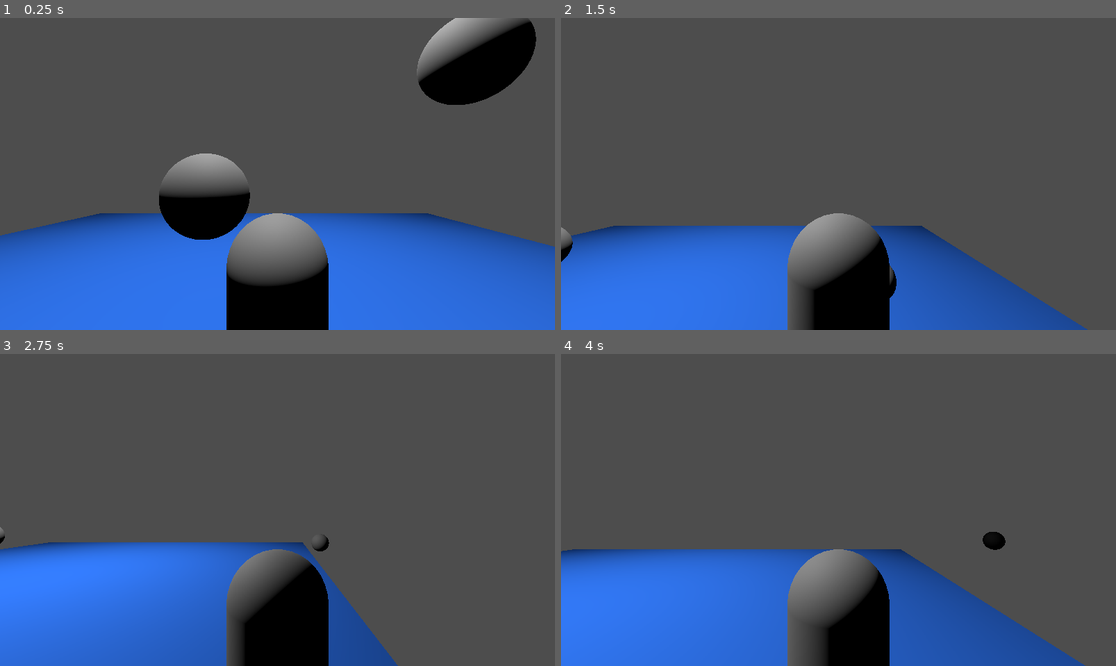
Above: before the commit, frames 1-4 (two rows, left to right).
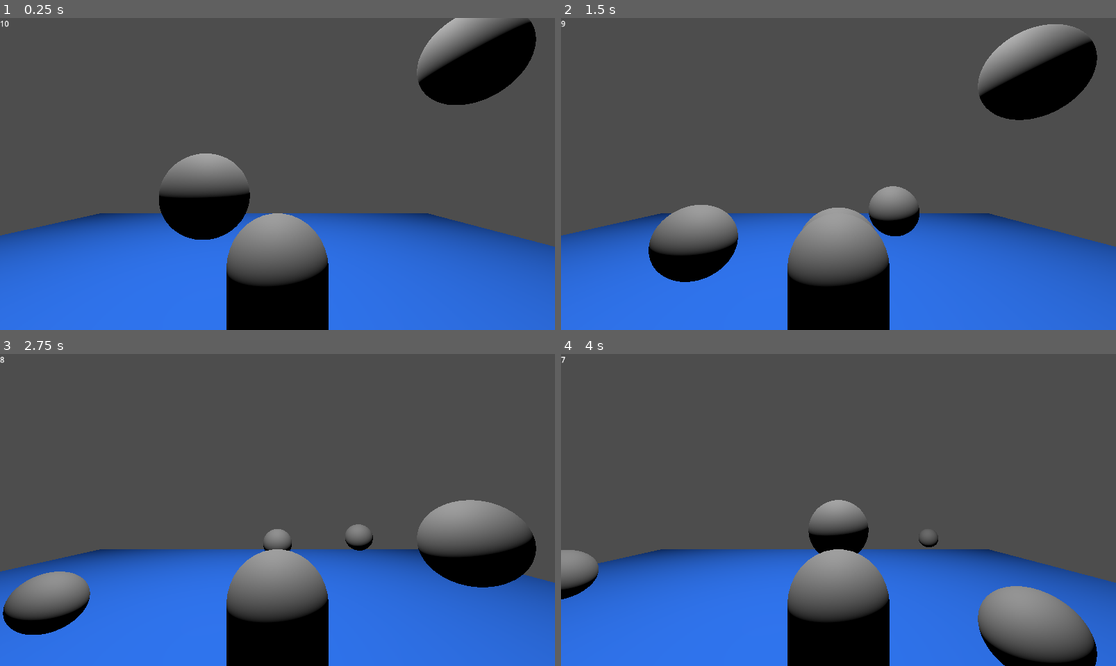
Above: after the commit, the same moments.

Repository: Thornbots/RM_Simulator
Game: Godot game, scene res://level.tscn
Two runs of this game, one before a commit and one after it. Both use one fixed random seed, a clock stepped at 60 frames per second and the inputs below. This scene is started directly instead of the project's main scene.
Inputs (mouse positions are in pixels of both pictures, inside the frame that each line leads up to):
- Up to frame 1 (0.25 s): no input
- Up to frame 2 (1.5 s): tap Enter (ui_accept) at 0.5, 0.77, 1.07 s; move the mouse to (960, 158) at 0.52 s; hold Right (ui_right) 0.53-1.28 s; tap Home (ui_home) at 0.6 s; click (960, 158) at 0.8 s; move the mouse to (727, 189) at 1.27 s; hold Down (ui_down) from 1.28 s (still down); click (727, 189) at 1.35 s
- Up to frame 3 (2.75 s): tap Enter (ui_accept) at 1.52, 1.55, 1.82, 2.1 s; move the mouse to (333, 441) at 2.02 s; release Down (ui_down) at 2.03 s; hold Right (ui_right) from 2.03 s (still down); tap Home (ui_home) at 2.3 s
- Up to frame 4 (4 s): move the mouse to (810, 572) at 2.77 s; release Right (ui_right) at 2.78 s; hold Up (ui_up) 2.78-3.53 s; tap Home (ui_home) at 2.85 s; tap Enter (ui_accept) at 3.02, 3.32, 3.77, 3.8 s; click (810, 572) at 3.05 s; move the mouse to (1005, 556) at 3.52 s; hold Left (ui_left) from 3.53 s (still down); click (1005, 556) at 3.6 s

The runs differ from the first frame. In frame 1, less than 0.1% of the frame differs, in the area x 0-2%, y 0-3%; in frame 2, 26%; in frame 3, 32%, in the area x 0-100%, y 0-100%; in frame 4, 23%.

Commit message:
Working bullet syncing

Diff:
--- a/level.tscn
+++ b/level.tscn
@@ -18,6 +18,8 @@
 transform = Transform3D(1, 0, 0, 0, 1, 0, 0, 0, 1, 0, 1.35697, 3.4425)
 
 [node name="Floor" type="StaticBody3D" parent="."]
+collision_layer = 3
+collision_mask = 3
 
 [node name="CollisionShape3D" type="CollisionShape3D" parent="Floor"]
 shape = SubResource("WorldBoundaryShape3D_s66iy")
--- a/player.gd
+++ b/player.gd
@@ -5,6 +5,8 @@
 
 # Get the gravity from the project settings to be synced with RigidBody nodes.
 var gravity = ProjectSettings.get_setting("physics/3d/default_gravity")
+
+@export var fuckass = 10
 
 # Set by the authority, synchronized on spawn.
 @export var player := 1 :
@@ -27,12 +29,15 @@
 
 
 func _physics_process(delta):
+	$Label.text = str(fuckass)
+
 	# Add the gravity.
 	if not is_on_floor():
 		velocity.y -= gravity * delta
 
 	# Handle Jump.
 	if input.jumping and is_on_floor():
+		fuckass -= 1
 		velocity.y = JUMP_VELOCITY
 
 	# Reset jump state.
--- a/player.tscn
+++ b/player.tscn
@@ -13,6 +13,9 @@
 properties/2/path = NodePath(".:velocity")
 properties/2/spawn = true
 properties/2/replication_mode = 1
+properties/3/path = NodePath(".:fuckass")
+properties/3/spawn = true
+properties/3/replication_mode = 1
 
 [sub_resource type="SceneReplicationConfig" id="SceneReplicationConfig_hoavk"]
 properties/0/path = NodePath(".:direction")
@@ -22,6 +25,8 @@
 [sub_resource type="CapsuleShape3D" id="CapsuleShape3D_37qaq"]
 
 [sub_resource type="CapsuleMesh" id="CapsuleMesh_jab13"]
+
+[sub_resource type="CylinderMesh" id="CylinderMesh_0vx5r"]
 
 [node name="Player" type="CharacterBody3D"]
 script = ExtResource("1_hwwnj")
@@ -42,3 +47,11 @@
 
 [node name="Camera3D" type="Camera3D" parent="."]
 transform = Transform3D(1, 0, 0, 0, 1, 0, 0, 0, 1, 0, 1.40432, 2.04444)
+
+[node name="MeshInstance3D2" type="MeshInstance3D" parent="."]
+transform = Transform3D(0.2, 0, 0, 0, -2.18557e-08, -0.2, 0, 0.5, -8.74228e-09, 0, 0, -0.68544)
+mesh = SubResource("CylinderMesh_0vx5r")
+
+[node name="Label" type="Label" parent="."]
+offset_right = 40.0
+offset_bottom = 23.0
--- a/player_input.gd
+++ b/player_input.gd
@@ -5,6 +5,9 @@
 
 # Synchronized property.
 @export var direction := Vector2()
+
+@onready var ball_spawn := $"../../../Objects"
+
 
 func _ready():
 	# Only process for the local player
@@ -15,9 +18,20 @@
 func jump():
 	jumping = true
 
+@rpc("call_local")
+func balls():
+	print("Received RPC call: " + str(multiplayer.get_unique_id()))
+	var ball := preload("res://sphere.tscn").instantiate()
+	ball.position = $"..".position
+	ball.linear_velocity = Vector3(0, 2, -4)
+	ball_spawn.add_child(ball, true)
+
 func _process(delta):
 	# Get the input direction and handle the movement/deceleration.
 	# As good practice, you should replace UI actions with custom gameplay actions.
-	direction = Input.get_vector("ui_left", "ui_right", "ui_up", "ui_down")
+	direction = Input.get_vector("move_left", "move_right", "move_forward", "move_back")
 	if Input.is_action_just_pressed("ui_accept"):
 		jump.rpc()
+	if Input.is_action_just_pressed("shoot"):
+		print("Sending RPC call: " + str(multiplayer.get_unique_id()))
+		balls.rpc()
--- a/project.godot
+++ b/project.godot
@@ -14,6 +14,34 @@
 run/main_scene="res://multiplayer.tscn"
 config/features=PackedStringArray("4.3")
 
+[input]
+
+move_left={
+"deadzone": 0.5,
+"events": [Object(InputEventKey,"resource_local_to_scene":false,"resource_name":"","device":-1,"window_id":0,"alt_pressed":false,"shift_pressed":false,"ctrl_pressed":false,"meta_pressed":false,"pressed":false,"keycode":0,"physical_keycode":65,"key_label":0,"unicode":97,"location":0,"echo":false,"script":null)
+]
+}
+move_right={
+"deadzone": 0.5,
+"events": [Object(InputEventKey,"resource_local_to_scene":false,"resource_name":"","device":-1,"window_id":0,"alt_pressed":false,"shift_pressed":false,"ctrl_pressed":false,"meta_pressed":false,"pressed":false,"keycode":0,"physical_keycode":68,"key_label":0,"unicode":100,"location":0,"echo":false,"script":null)
+]
+}
+move_forward={
+"deadzone": 0.5,
+"events": [Object(InputEventKey,"resource_local_to_scene":false,"resource_name":"","device":-1,"window_id":0,"alt_pressed":false,"shift_pressed":false,"ctrl_pressed":false,"meta_pressed":false,"pressed":false,"keycode":0,"physical_keycode":87,"key_label":0,"unicode":119,"location":0,"echo":false,"script":null)
+]
+}
+move_back={
+"deadzone": 0.5,
+"events": [Object(InputEventKey,"resource_local_to_scene":false,"resource_name":"","device":-1,"window_id":0,"alt_pressed":false,"shift_pressed":false,"ctrl_pressed":false,"meta_pressed":false,"pressed":false,"keycode":0,"physical_keycode":83,"key_label":0,"unicode":115,"location":0,"echo":false,"script":null)
+]
+}
+shoot={
+"deadzone": 0.5,
+"events": [Object(InputEventMouseButton,"resource_local_to_scene":false,"resource_name":"","device":-1,"window_id":0,"alt_pressed":false,"shift_pressed":false,"ctrl_pressed":false,"meta_pressed":false,"button_mask":0,"position":Vector2(0, 0),"global_position":Vector2(0, 0),"factor":1.0,"button_index":1,"canceled":false,"pressed":false,"double_click":false,"script":null)
+]
+}
+
 [rendering]
 
 renderer/rendering_method="gl_compatibility"
--- a/sphere.tscn
+++ b/sphere.tscn
@@ -24,6 +24,8 @@
 
 [node name="Sphere" type="RigidBody3D"]
 transform = Transform3D(1, 0, 0, 0, 1, 0, 0, 0, 1, 0, 2.42886, 0)
+collision_layer = 2
+collision_mask = 2
 physics_material_override = SubResource("PhysicsMaterial_mp5c4")
 
 [node name="MeshInstance3D" type="MeshInstance3D" parent="."]
--- /dev/null
+++ b/ui.tscn
@@ -0,0 +1,14 @@
+[gd_scene format=3 uid="uid://bwxpgiadtvvu5"]
+
+[node name="UI" type="Control"]
+layout_mode = 3
+anchors_preset = 15
+anchor_right = 1.0
+anchor_bottom = 1.0
+grow_horizontal = 2
+grow_vertical = 2
+
+[node name="Label" type="Label" parent="."]
+layout_mode = 0
+offset_right = 40.0
+offset_bottom = 23.0
Not shown: 1 places in player.tscn that only renumber resources
Not shown, added: .gitignore
